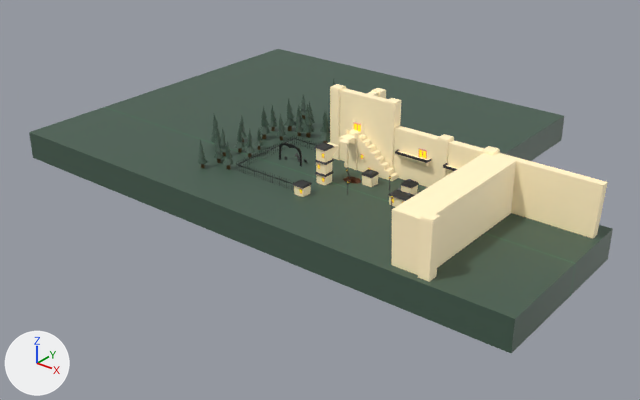
Two versions of the Blender file Level 2024.blend, one commit apart.
Both versions are drawn from a camera (50 mm lens) standing at (226.0, -322.0, 187.0) and looking at (-52.0, 26.0, -29.0). Every picture has the same lights, and +X, +Y and +Z are marked at lower left. Objects named as collision shapes, trigger or cutter boxes, shadow casters or lower levels of detail are left out.

The first picture shows 'Ground_col', 'Houses'.
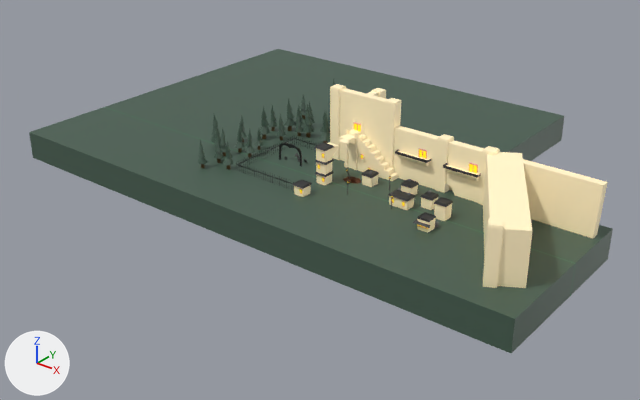
Pixel boxes [x1, y1, x2, y2] of what changed, in the pictures (640 x 400 px; the box of a moved part takes in the faces that stretch with it):
'Houses', reshaped: before [294, 84, 608, 282]; after [294, 84, 608, 288]
part 1 of me_cube_001, moved or reshaped: before [391, 153, 517, 275]; after [483, 152, 532, 288]
part 2 of me_cube_001, moved or reshaped: before [418, 212, 441, 282]; after [483, 219, 503, 288]

What the commit changed:
me_cube_001 has 516 vertices, 381 faces and spans x -60.2..59.0, y -73.8..75.4, z -1.2..39.5.
me_cube_001 is used by ob_houses; location (29.6, 7.1, -0.1); rotation (0.0, 0.0, 4.712), in degrees (0, 0, 270).
me_cube_001 part 1: the loose piece of 8 vertices spanning x -20.1..58.4, y 17.4..33.8, z -0.3..26.2 is turned 30 degrees about the z axis through its middle, then moved by (-9.4, 18.5, 0.0).
me_cube_001 part 2: the loose piece of 12 vertices spanning x 53.1..59.0, y 31.5..37.4, z -0.3..27.7 is turned 30 degrees about the z axis through its middle, then moved by (-11.2, 22.8, 0.0).
